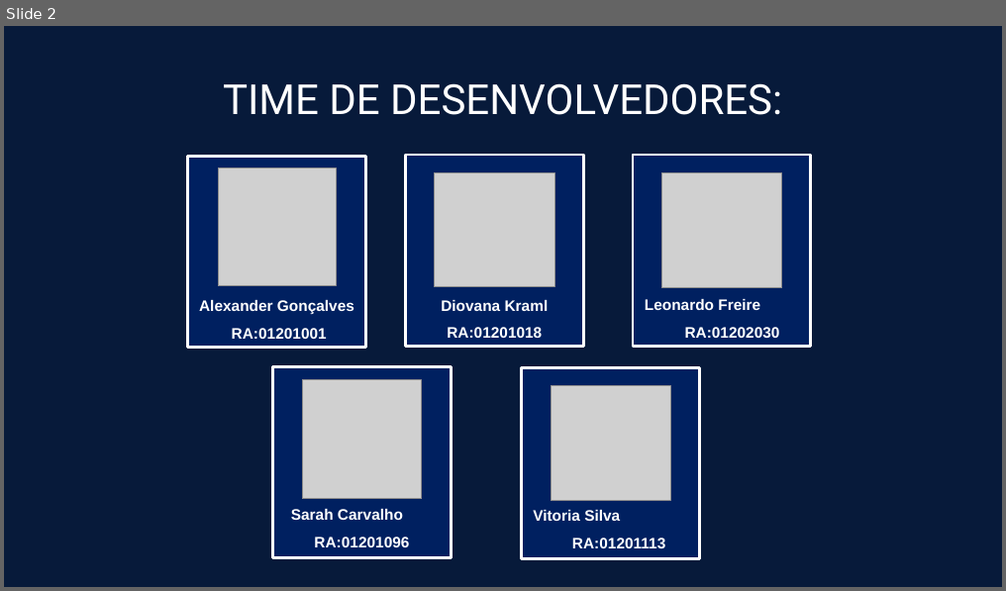
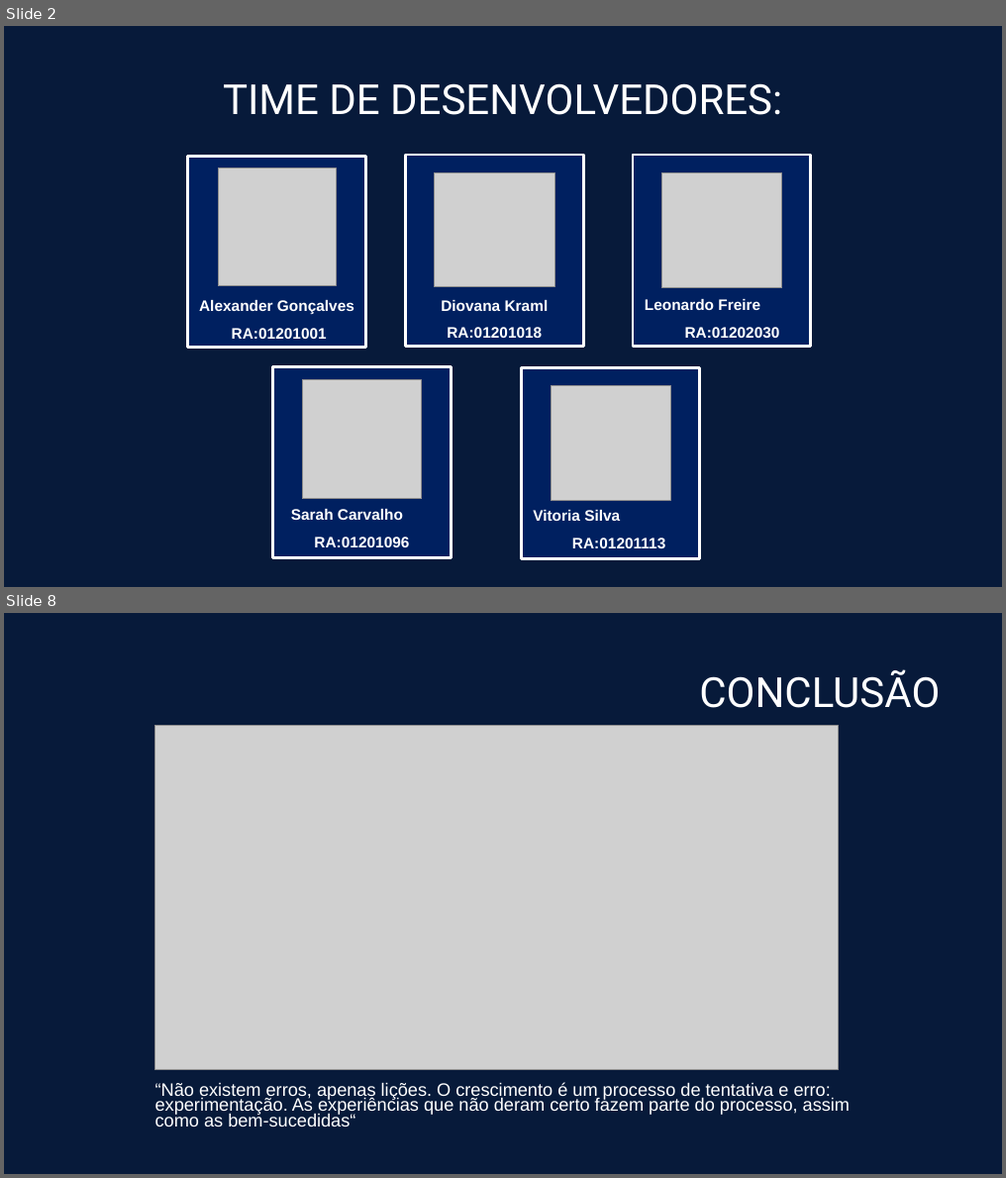
Before and after one commit to BandTec/Pantec, a slide deck: Documentação/Apresentação/Sprint03.pptx. Shown one above the other, each under a label of ours: slide 2 before the commit, slides 2 and 8 after it; the slides between them are not shown. The pictures are 1006x591 and 1006x1178 pixels, drawn with LibreOffice and Linux fonts; fonts in the diff are those of the drawing; grey boxes stand for pictures. Boxes give left, top, right and bottom in pixels: in the first picture for what was removed or moved away, otherwise in the second. Text is boxed around its words. In the diff, an @@ line names an element or a change of style, - is before the commit and + after.

```diff
--- a/Documentação/Apresentação/Sprint03.pptx
+++ b/Documentação/Apresentação/Sprint03.pptx
@@ slide 8 added at (4,613,1002,1174), background #071A3A @@
@@ text added at (699,669,940,708), 30 pt, text #FFFFFF @@
+CONCLUSÃO
@@ picture added at (154,726,839,1070) @@
@@ text added at (155,1082,849,1127), 12.9 pt, text #FFFFFF @@
+“Não existem erros, apenas lições. O crescimento é um processo de tentativa e erro: experimentação. As experiências que não deram certo fazem parte do processo, assim como as bem-sucedidas“
```
Also in this commit, not shown: 7 slides changed, 4 slides removed.
